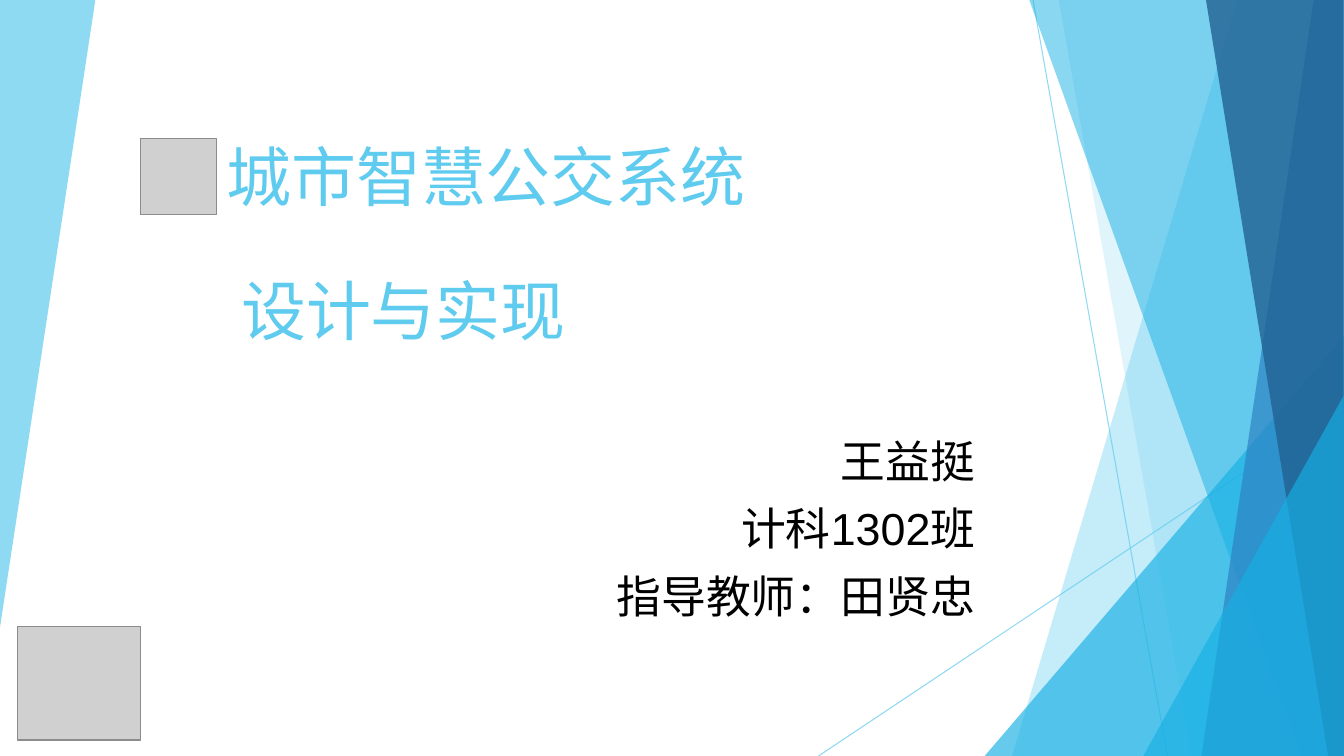
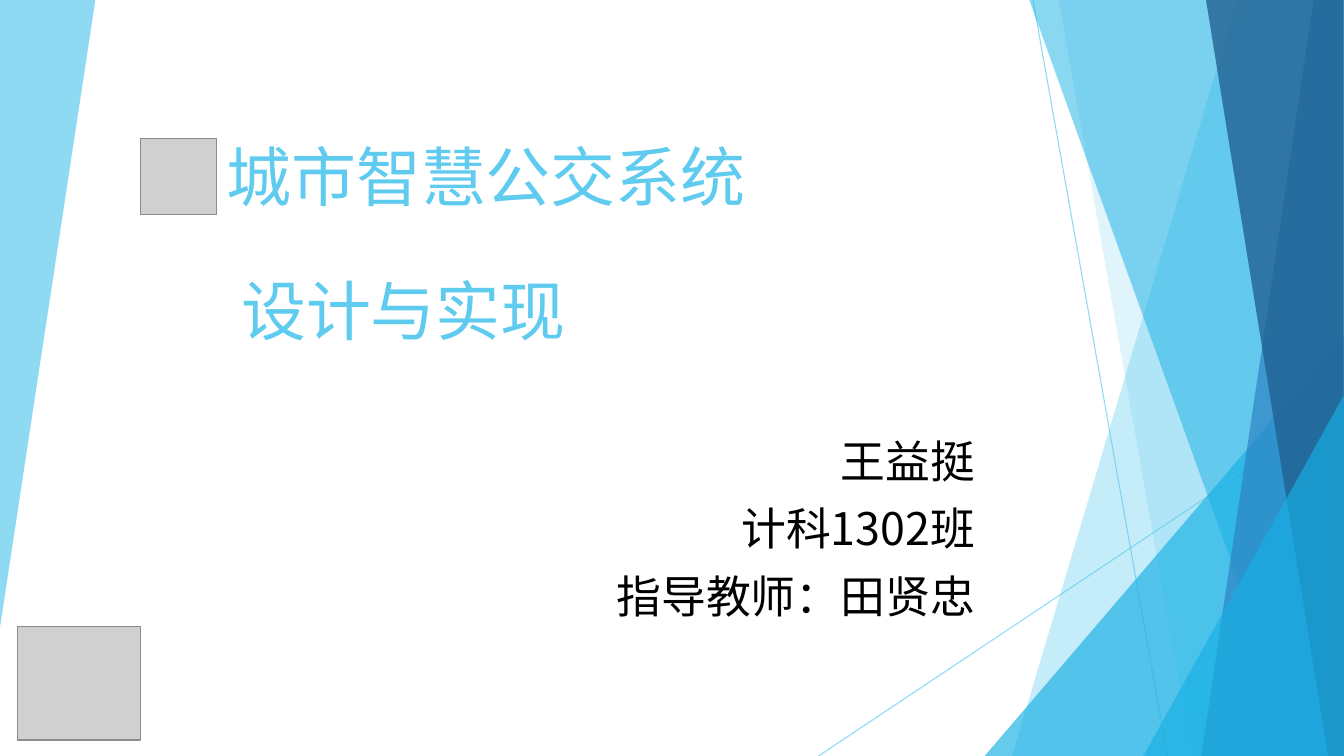
Before and after one commit to helloeda/smartBus, a slide deck: slide 1 of 毕业设计.pptx. Drawn at 1344x756 pixels with LibreOffice and Linux fonts; fonts in the diff are those of the drawing; grey boxes stand for pictures. Boxes give left, top, right and bottom in pixels: in the first picture for what was removed or moved away, otherwise in the second. Text is boxed around its words. In the diff, an @@ line names an element or a change of style, - is before the commit and + after.

```diff
--- a/毕业设计.pptx
+++ b/毕业设计.pptx
@@ subtitle "王益挺" at <box>617,440,976,617</box>: font Arial to Noto Sans CJK SC @@
```
Also in this commit, not shown: 9 other slides changed, 5 slides added, 3 slides removed, 19 other files.
